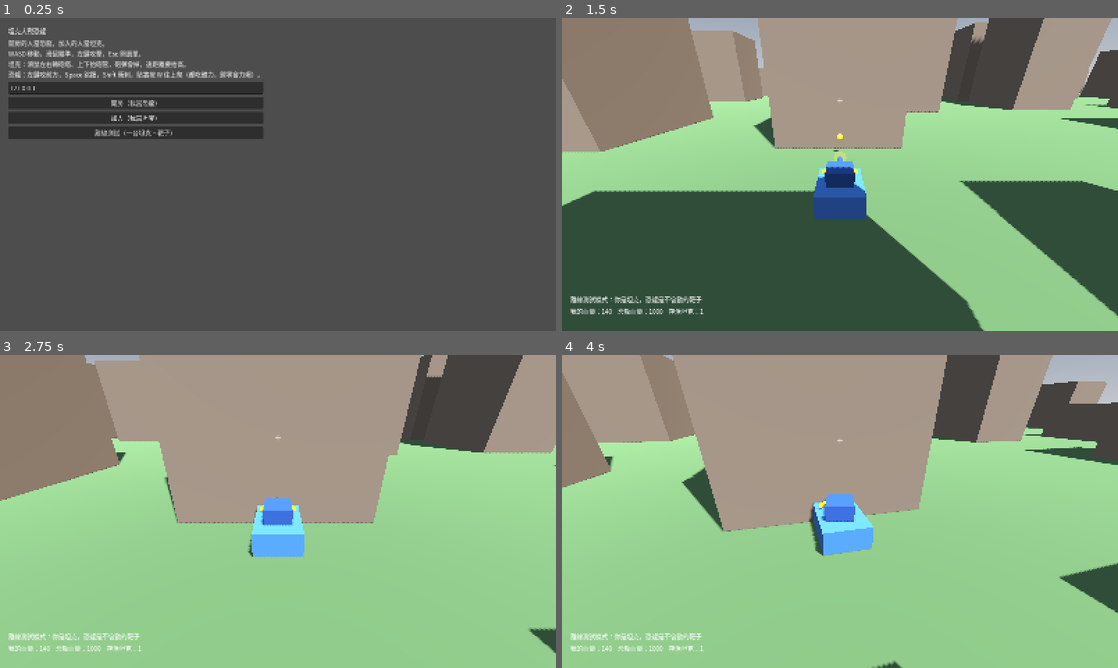
Above: before the commit, frames 1-4 (two rows, left to right).
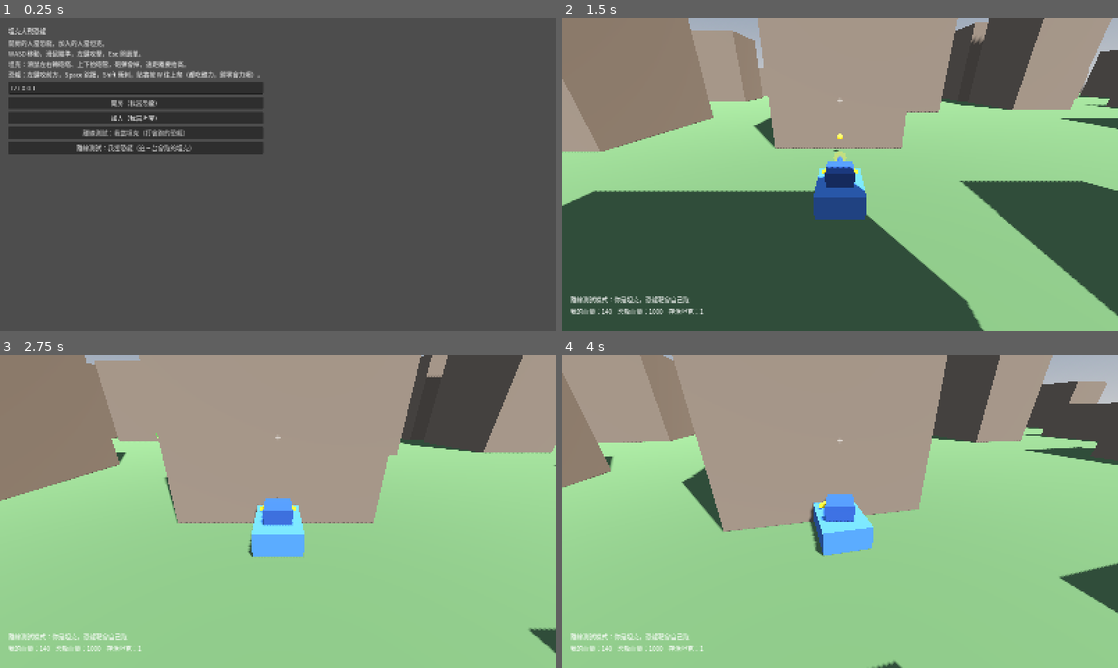
Above: after the commit, the same moments.

Repository: billxu0521/tank_war
Game: Godot game, scene res://main.tscn
The game is run twice, just before and just after one commit, with the same random seed, the same clock (stepped at 60 frames per second) and the same inputs.
Inputs (mouse positions are in pixels of both pictures, inside the frame that each line leads up to):
- Up to frame 1 (0.25 s): no input
- Up to frame 2 (1.5 s): click "離線測試（一台坦克 + 靶子）" (after the commit: "離線測試：我當坦克（打會跑的恐龍）") at 0.5 s; tap Enter at 1.25 s; move the mouse to (867, 174) at 1.27 s; hold W from 1.28 s (still down); hold Shift from 1.28 s (still down); click (867, 174) at 1.42 s
- Up to frame 3 (2.75 s): keep holding W; tap Space at 1.52, 2.27 s; move the mouse to (250, 511) at 2.02 s; release Shift at 2.03 s; tap Shift at 2.1 s
- Up to frame 4 (4 s): keep holding W; tap Space at 2.75, 3.77 s; move the mouse to (851, 505) at 2.77 s; hold Shift 2.78-3.53 s; tap Enter at 3.5 s; move the mouse to (834, 517) at 3.52 s; tap Shift at 3.6 s; click (834, 517) at 3.67 s

The runs differ from the first frame. In frame 1, 2.0% of the frame differs, in the area x 1-48%, y 35-44%; in frame 2, 0.1%; in frame 3, less than 0.1%; in frame 4, less than 0.1%.

Commit message:
加恐龍單機模式，離線靶改成會自己跑
大廳多一顆「離線測試：我當恐龍」，配三台坦克靶。原本的坦克模式
也一起改：恐龍靶不再站著不動。

- fighter.gd 加共用的 dummy 旗標，坦克和恐龍各自實作 _patrol()
- 靶一邊繞圈一邊亂轉砲塔；撞到建築會自己滑開，路線就不會太規律
- 編號單雙決定左轉還右轉，幾台才不會疊在一起
- 恐龍靶直接重用上一版抽出來的 move_step()
- 靶不會還擊。三台打完會判「恐龍獲勝」，Esc 回大廳可以重開

測試方面，「靶會自己跑」沒辦法在單一 frame 驗——move_and_slide()
只在物理幀有效，從 _process 呼叫不會生效。改成跨幀的 _phase 3 等它
真的跑超過 3 公尺。這也是上一版驗爬牆時踩到的同一個坑。

共 13 項。

Co-Authored-By: Claude Opus 5 (1M context) <noreply@anthropic.com>
Claude-Session: https://claude.ai/code/session_019SAVwhULYTqidBLb1Ej4sE

Diff:
--- a/dino.gd
+++ b/dino.gd
@@ -33,6 +33,11 @@
 	rotate_y(-mouse_look(e).x * MOUSE_SENS)
 
 func _physics_process(delta: float) -> void:
+	if dummy:
+		# 離線練習用的移動靶：繞圈跑，讓坦克練習算提前量
+		rotate_y(0.55 * delta)
+		move_step(delta, Vector3(0, 0, -1), false, false, false)
+		return
 	if not is_multiplayer_authority():
 		return
 	var input := Vector3(
--- a/fighter.gd
+++ b/fighter.gd
@@ -14,6 +14,8 @@
 const LOOK_SETTLE_MS := 1500  # 滑鼠鎖定後先忽略這麼久的位移
 
 @export var max_hp := 100
+## 離線練習模式的靶：不讀鍵盤，自己繞圈跑
+@export var dummy := false
 
 var hp := 0
 var _was_captured := false
--- a/main.gd
+++ b/main.gd
@@ -109,12 +109,24 @@
 	multiplayer.multiplayer_peer = peer
 	_enter_game("連線中…")
 
-## 離線 debug：不連線，自己開一台坦克，配一隻不會動的恐龍當靶
+## 離線 debug：不連線，自己開一台坦克，配一隻會繞圈跑的恐龍當靶
 func _on_offline_pressed() -> void:
 	multiplayer.multiplayer_peer = OfflineMultiplayerPeer.new()
-	_enter_game("離線測試模式：你是坦克，恐龍是不會動的靶子")
+	_enter_game("離線測試模式：你是坦克，恐龍靶會自己跑")
 	_add_player(TANK, 1).global_position = Vector3(-20, 1.0, 15)  # 編號 1 才操控得動
-	_add_player(DINO, 2).global_position = Vector3(-20, 2.7, -8)  # 沒權限不會掉，直接放地上
+	var target := _add_player(DINO, 2)
+	target.set(&"dummy", true)
+	target.global_position = Vector3(-20, 5.0, -20)
+
+## 離線 debug：自己當恐龍，配三台會繞圈跑的坦克靶
+func _on_offline_dino_pressed() -> void:
+	multiplayer.multiplayer_peer = OfflineMultiplayerPeer.new()
+	_enter_game("離線測試模式：你是恐龍，三台坦克靶會自己跑（不會還擊）")
+	_add_player(DINO, 1).global_position = _spawn_point()  # 編號 1 才操控得動
+	for i in 3:
+		var t := _add_player(TANK, 2 + i)
+		t.set(&"dummy", true)
+		t.global_position = _spawn_point()
 
 func _enter_game(msg: String) -> void:
 	lobby.hide()
--- a/main.tscn
+++ b/main.tscn
@@ -57,7 +57,7 @@
 offset_left = 24.0
 offset_top = 24.0
 offset_right = 340.0
-offset_bottom = 280.0
+offset_bottom = 320.0
 theme_override_constants/separation = 8
 
 [node name="Title" type="Label" parent="UI/Root/Lobby"]
@@ -78,7 +78,10 @@
 text = "加入（我當坦克）"
 
 [node name="OfflineBtn" type="Button" parent="UI/Root/Lobby"]
-text = "離線測試（一台坦克 + 靶子）"
+text = "離線測試：我當坦克（打會跑的恐龍）"
+
+[node name="OfflineDinoBtn" type="Button" parent="UI/Root/Lobby"]
+text = "離線測試：我當恐龍（追三台會跑的坦克）"
 
 [node name="Menu" type="Control" parent="UI/Root"]
 visible = false
@@ -156,6 +159,7 @@
 [connection signal="pressed" from="UI/Root/Lobby/HostBtn" to="." method="_on_host_pressed"]
 [connection signal="pressed" from="UI/Root/Lobby/JoinBtn" to="." method="_on_join_pressed"]
 [connection signal="pressed" from="UI/Root/Lobby/OfflineBtn" to="." method="_on_offline_pressed"]
+[connection signal="pressed" from="UI/Root/Lobby/OfflineDinoBtn" to="." method="_on_offline_dino_pressed"]
 [connection signal="pressed" from="UI/Root/Menu/Box/ResumeBtn" to="." method="_on_resume_pressed"]
 [connection signal="pressed" from="UI/Root/Menu/Box/LeaveBtn" to="." method="_on_leave_pressed"]
 [connection signal="pressed" from="UI/Root/Menu/Box/QuitBtn" to="." method="_on_quit_pressed"]
--- a/tank.gd
+++ b/tank.gd
@@ -15,6 +15,7 @@
 var turret_yaw := 0.0
 var gun_pitch := 0.0
 var _cooldown := 0.0
+var _patrol_t := 0.0
 
 @onready var turret: Node3D = $Turret
 @onready var gun: Node3D = $Turret/Gun
@@ -34,6 +35,9 @@
 	gun_pitch = clampf(gun_pitch - rel.y * MOUSE_SENS, PITCH_MIN, PITCH_MAX)
 
 func _physics_process(delta: float) -> void:
+	if dummy:
+		_patrol(delta)
+		return
 	if not is_multiplayer_authority():
 		return  # 別人的坦克交給 MultiplayerSynchronizer 更新
 
@@ -54,6 +58,19 @@
 		_cooldown = RELOAD
 		_fire.rpc(muzzle.global_position, -muzzle.global_transform.basis.z)
 
+## 離線練習用的移動靶：一邊繞圈一邊亂轉砲塔。撞到建築會自己滑開，
+## 路線就不會太規律。編號單雙決定左轉還右轉，幾台才不會疊在一起。
+func _patrol(delta: float) -> void:
+	_patrol_t += delta
+	rotate_y(TURN * 0.5 * delta * (1.0 if name.to_int() % 2 == 0 else -1.0))
+	var move := -global_transform.basis.z * SPEED * 0.75
+	velocity.x = move.x
+	velocity.z = move.z
+	_apply_gravity(delta)
+	move_and_slide()
+	turret_yaw = sin(_patrol_t * 0.7) * 2.0
+	turret.rotation.y = turret_yaw
+
 @rpc("any_peer", "call_local", "reliable")
 func _fire(pos: Vector3, dir: Vector3) -> void:
 	Fx.burst(muzzle, SphereMesh.new(), Color(1, 0.85, 0.3, 0.9),
--- a/test_battle.gd
+++ b/test_battle.gd
@@ -7,6 +7,10 @@
 var _dino: Node
 var _jump_from := 0.0
 var _phase := 0
+var _dummy_game: Node
+var _dummy_tank: Node3D
+var _dummy_from := Vector2.ZERO
+var _dummy_frames := 0
 var _frames := 0
 
 func _ck(ok: bool, msg: String) -> void:
@@ -21,6 +25,7 @@
 		_case_tanks_win()
 		_case_attacks()
 		_case_offline()
+		_case_offline_dino()
 		_case_gun_pitch()
 		_case_back_to_lobby()
 		_case_cover()
@@ -46,10 +51,20 @@
 				return _done()
 		2:  # 確認真的離地
 			if _dino.global_position.y - _jump_from > 3.0:
-				return _done()
-			if _frames > 900:
+				_start_dummy_case()
+			elif _frames > 900:
 				_ck(false, "跳躍沒離地（只上升 %.1f 公尺）"
 					% (_dino.global_position.y - _jump_from))
+				_start_dummy_case()
+		3:  # 移動靶要真的跑起來（move_and_slide 只在物理幀有效，所以得跨幀等）
+			_dummy_frames += 1
+			var now := _dummy_tank.global_position
+			if _dummy_from.distance_to(Vector2(now.x, now.z)) > 3.0:
+				_end(_dummy_game)
+				return _done()
+			if _dummy_frames > 500:
+				_ck(false, "坦克靶沒有自己跑起來")
+				_end(_dummy_game)
 				return _done()
 	return false
 
@@ -58,7 +73,7 @@
 		printerr("有 %d 項失敗" % _fails)
 		quit(1)
 	else:
-		print("OK：生怪、傷害、勝負、咬擊方向、離線模式、砲管俯仰、回大廳重開、建築擋視線、暴龍骨架與尾巴慣性、砲彈命中、恐龍跳躍、體力規則都正常")
+		print("OK：生怪、傷害、勝負、咬擊方向、離線兩種模式、砲管俯仰、回大廳重開、建築擋視線、暴龍骨架與尾巴慣性、砲彈命中、恐龍跳躍、移動靶、體力規則都正常")
 	return true
 
 # --- 共用 ---
@@ -146,11 +161,31 @@
 func _case_offline() -> void:
 	var m := _new_offline_game()
 	var tank: Node = m.players.get_node(^"1")
+	var target: Node = m.players.get_node(^"2")
 	_ck(m.players.get_child_count() == 2, "離線應該有一台坦克 + 一隻靶")
 	_ck(tank.is_multiplayer_authority(), "離線時自己那台坦克要操控得動")
-	_ck(m.players.get_node(^"2").global_position.z == -8.0, "靶要放在固定位置")
-	m.players.get_node(^"2").take_damage(9999)
+	_ck(target.dummy and not tank.dummy, "恐龍是會自己跑的靶，坦克不是")
+	target.take_damage(9999)
 	_ck(m._over and m.status.text.begins_with("坦克獲勝"), "打爆靶子 -> 坦克贏")
+	_end(m)
+
+## 離線當恐龍：自己控恐龍，三台坦克靶會自己跑
+func _case_offline_dino() -> void:
+	var m: Node = load("res://main.tscn").instantiate()
+	root.add_child(m)
+	m._on_offline_dino_pressed()
+	var me: Node = m.players.get_node(^"1")
+	_ck(m.players.get_child_count() == 4, "應該是一隻恐龍 + 三台坦克靶")
+	_ck(me.is_in_group(&"dino") and me.is_multiplayer_authority(), "自己是恐龍而且操控得動")
+	_ck(not me.dummy, "自己那隻不能是靶")
+	_ck(m._tanks == 3, "三台坦克都要算進勝負")
+	for i in 3:
+		_ck(m.players.get_node(str(2 + i)).dummy, "第 %d 台坦克要是會自己跑的靶" % (i + 1))
+	# 「靶真的會自己跑」要跨物理幀才驗得到，見最後的 _phase 3
+
+	for i in 3:
+		m.players.get_node(str(2 + i)).take_damage(9999)
+	_ck(m._over and m.status.text.begins_with("恐龍獲勝"), "打爆三台靶 -> 恐龍贏")
 	_end(m)
 
 ## 砲管上下角度要夾在俯 8 度 ~ 仰 20 度之間
@@ -285,6 +320,15 @@
 		"站著回得該比走著快很多（站 %.1f vs 走 %.1f）" % [still_gain, moving_gain])
 	_end(m)
 
+## 開一局「我當恐龍」，等下面的 _phase 3 看坦克靶會不會自己跑
+func _start_dummy_case() -> void:
+	_phase = 3
+	_dummy_game = load("res://main.tscn").instantiate()
+	root.add_child(_dummy_game)
+	_dummy_game._on_offline_dino_pressed()
+	_dummy_tank = _dummy_game.players.get_node(^"2")
+	_dummy_from = Vector2(_dummy_tank.global_position.x, _dummy_tank.global_position.z)
+
 ## 砲彈要真的飛過去打中人（跨好幾個 frame）
 func _start_shell_case() -> void:
 	var m := _new_game()
Not shown, changed: 說明.txt
Not shown, changed: README.md
